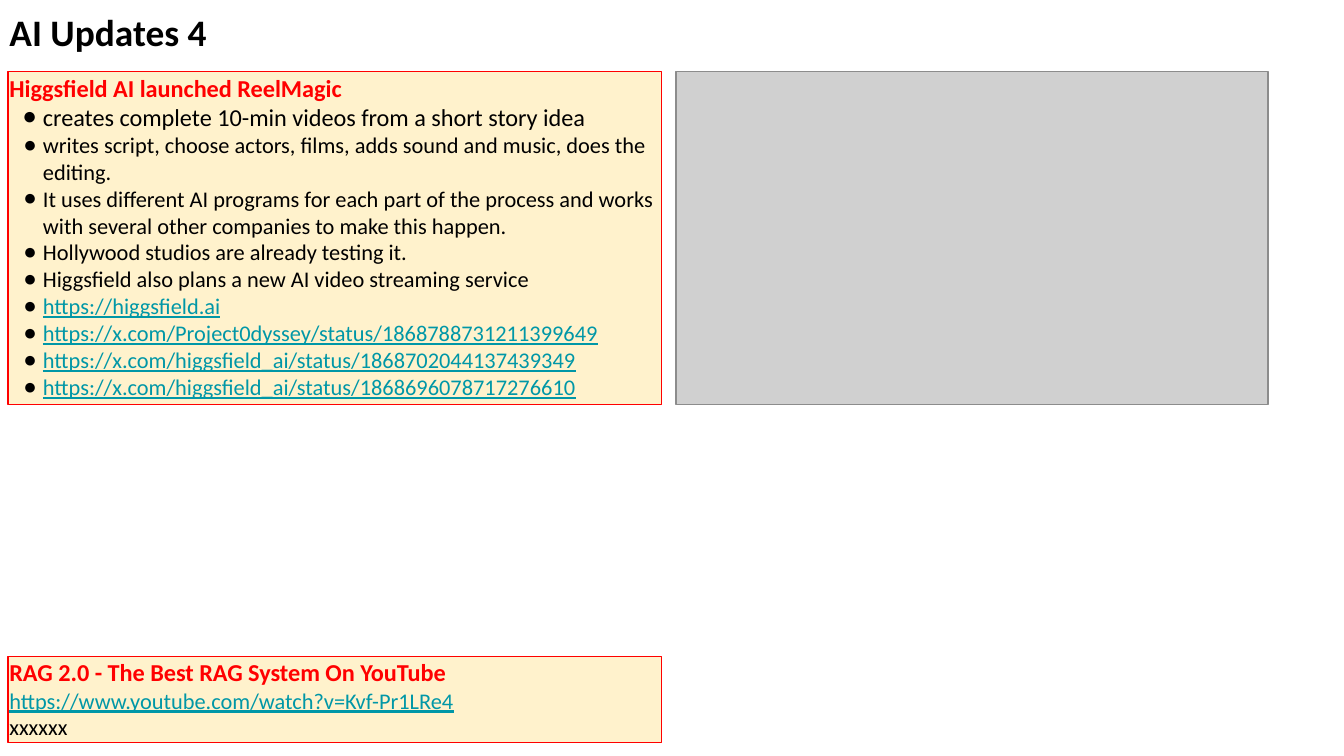
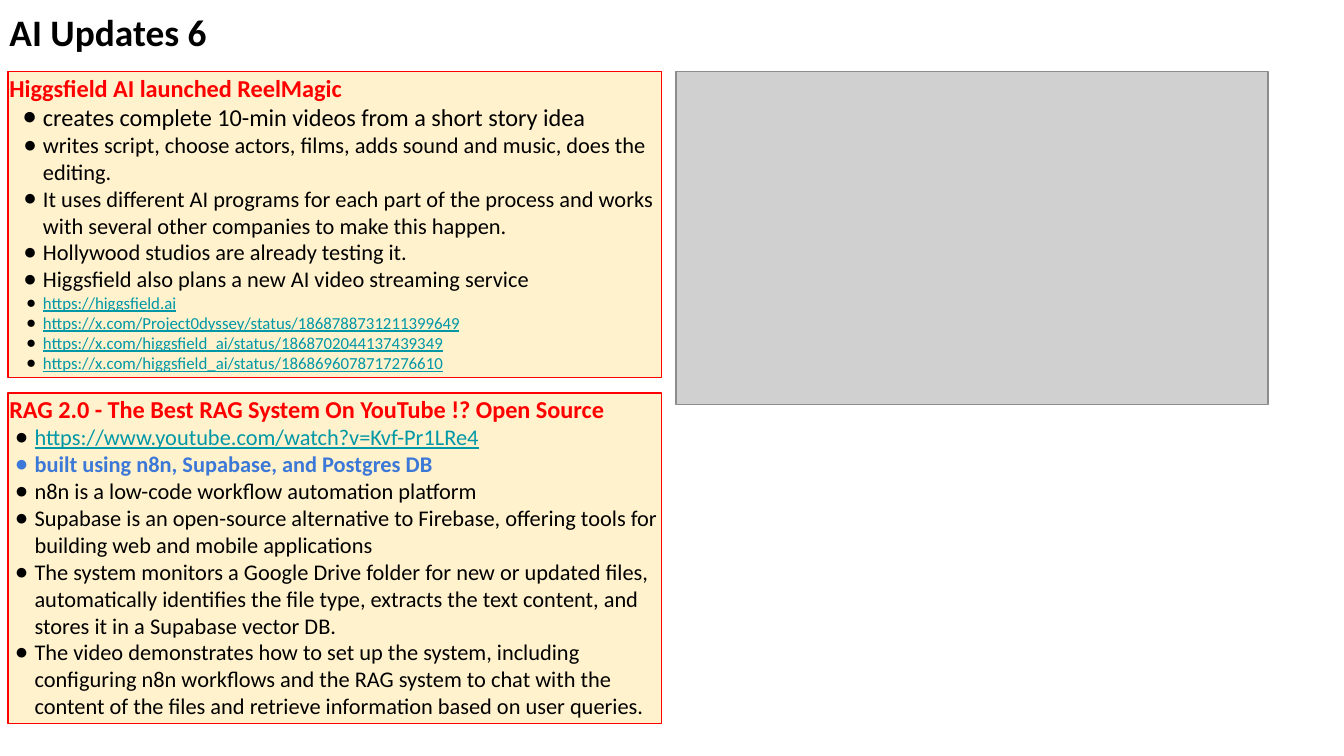
Before and after one commit to lselector/seminar, a slide deck: slide 16 of 2024/2024-12-20-AI-Updates.pptx (slide 13 before the commit). Drawn at 1344x756 pixels with LibreOffice and Linux fonts; fonts in the diff are those of the drawing; grey boxes stand for pictures. Boxes give left, top, right and bottom in pixels: in the first picture for what was removed or moved away, otherwise in the second. Text is boxed around its words. In the diff, an @@ line names an element or a change of style, - is before the commit and + after.

```diff
--- a/2024/2024-12-20-AI-Updates.pptx
+++ b/2024/2024-12-20-AI-Updates.pptx
@@ text at (9,19,207,52): text changed @@
-AI Updates 4
+AI Updates 6
@@ rectangle "Higgsfield AI launched ReelMagic": place and size @@
-rectangle "Higgsfield AI launched ReelMagic" at (8,71,661,405)
+rectangle "Higgsfield AI launched ReelMagic" at (8,71,661,378)
@@ text in rectangle at (43,297,460,372): size 12 to 9 pt in "https://higgsfield.ai", "https://x.com/Project0dyssey/status/1868788731211399649", "https://x.com/higgsfield_ai/status/1868702044137439349", "https://x.com/higgsfield_ai/status/1868696078717276610"; indent changed @@
@@ rectangle added at (8,392,661,723), fill #FFF2CC, outline #FF0000 0.75 pt, 12 pt, text #000000 @@
+RAG 2.0 - The Best RAG System On YouTube !? Open Source
+● https://www.youtube.com/watch?v=Kvf-Pr1LRe4
+● built using n8n, Supabase, and Postgres DB
+● n8n is a low-code workflow automation platform
+● Supabase is an open-source alternative to Firebase, offering tools for building web and mobile applications
+● The system monitors a Google Drive folder for new or updated files, automatically identifies the file type, extracts the text content, and stores it in a Supabase vector DB.
+● The video demonstrates how to set up the system, including configuring n8n workflows and the RAG system to chat with the content of the files and retrieve information based on user queries.
@@ rectangle removed at (8,656,661,742) @@
-RAG 2.0 - The Best RAG System On YouTube
-https://www.youtube.com/watch?v=Kvf-Pr1LRe4
-xxxxxx
```
Also in this commit, not shown: 9 other slides changed, 4 slides added.
